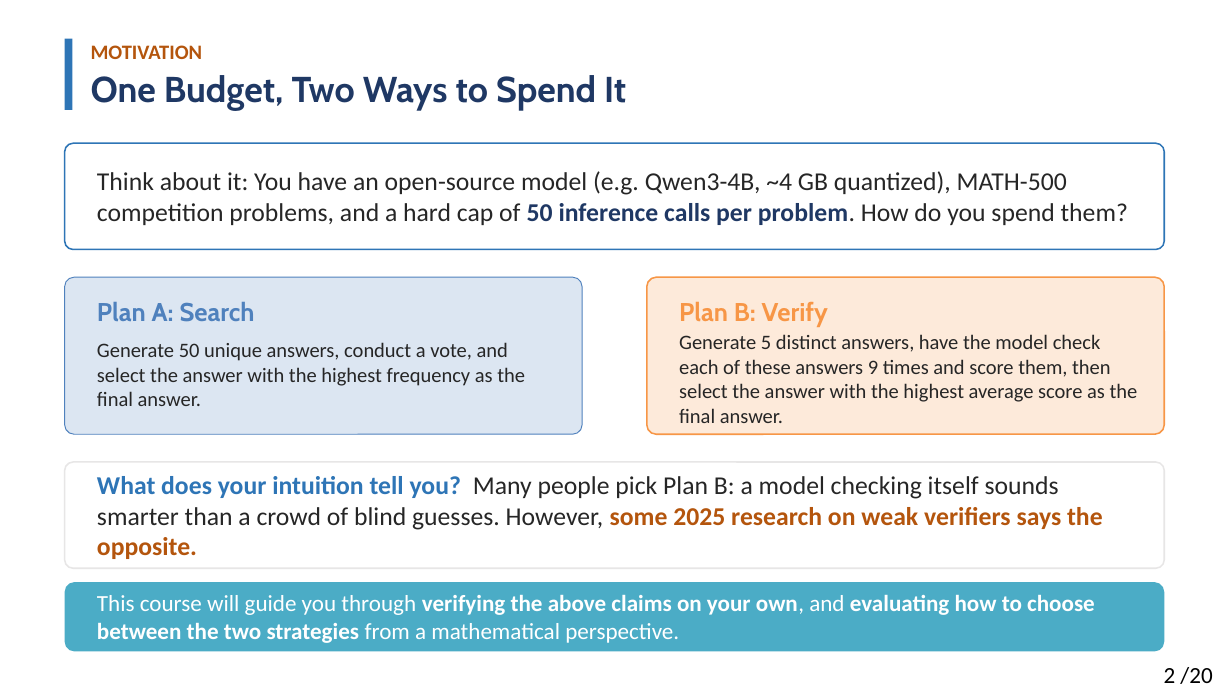
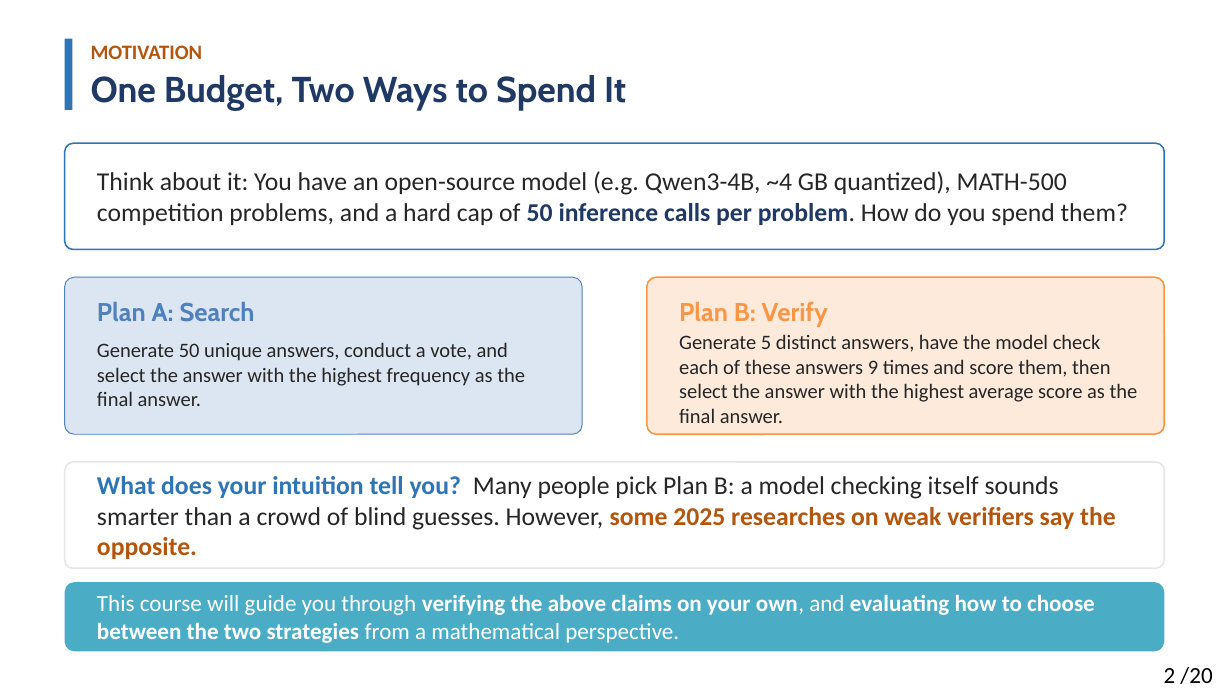
Before and after one commit to Solitus0726/search-vs-verify-course, a slide deck: slide 2 of slides/lecture_slides.pptx. Drawn at 1232x693 pixels with LibreOffice and Linux fonts; fonts in the diff are those of the drawing. Boxes give left, top, right and bottom in pixels: in the first picture for what was removed or moved away, otherwise in the second. Text is boxed around its words. In the diff, an @@ line names an element or a change of style, - is before the commit and + after.

```diff
--- a/slides/lecture_slides.pptx
+++ b/slides/lecture_slides.pptx
@@ text at bbox=[97, 476, 1116, 559]: text changed @@
-What does your intuition tell you? Many people pick Plan B: a model checking itself sounds smarter than a crowd of blind guesses. However, some 2025 research on weak verifiers says the opposite.
+What does your intuition tell you? Many people pick Plan B: a model checking itself sounds smarter than a crowd of blind guesses. However, some 2025 researches on weak verifiers say the opposite.
```
Also in this commit, not shown: 10 other slides changed, 1 other file.
